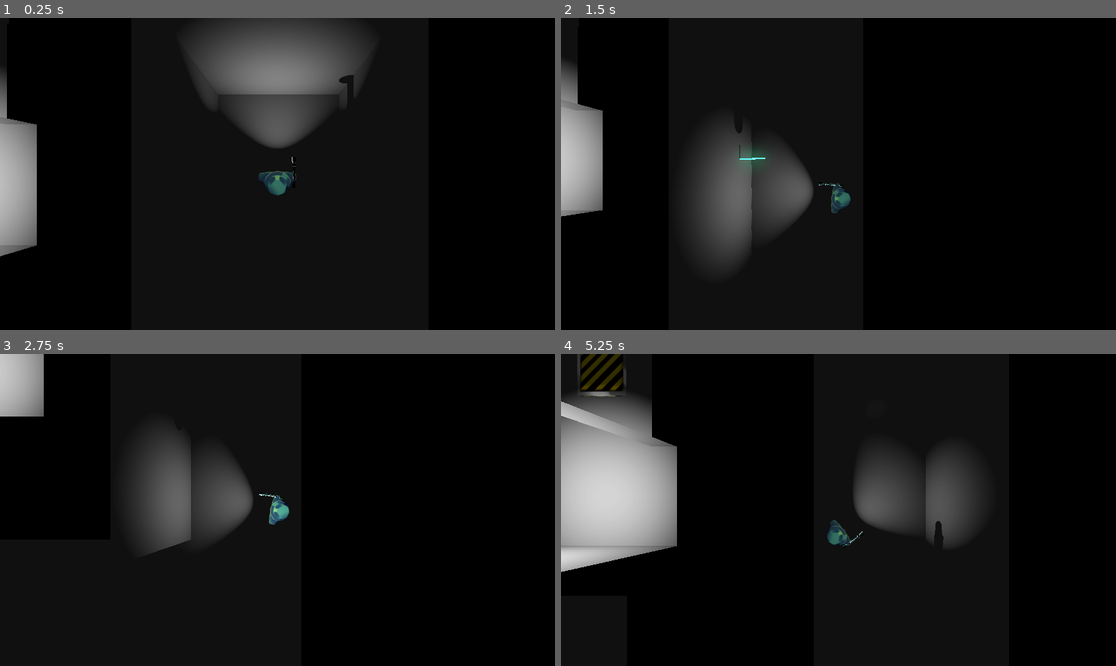
Above: before the commit, frames 1-4 (two rows, left to right).
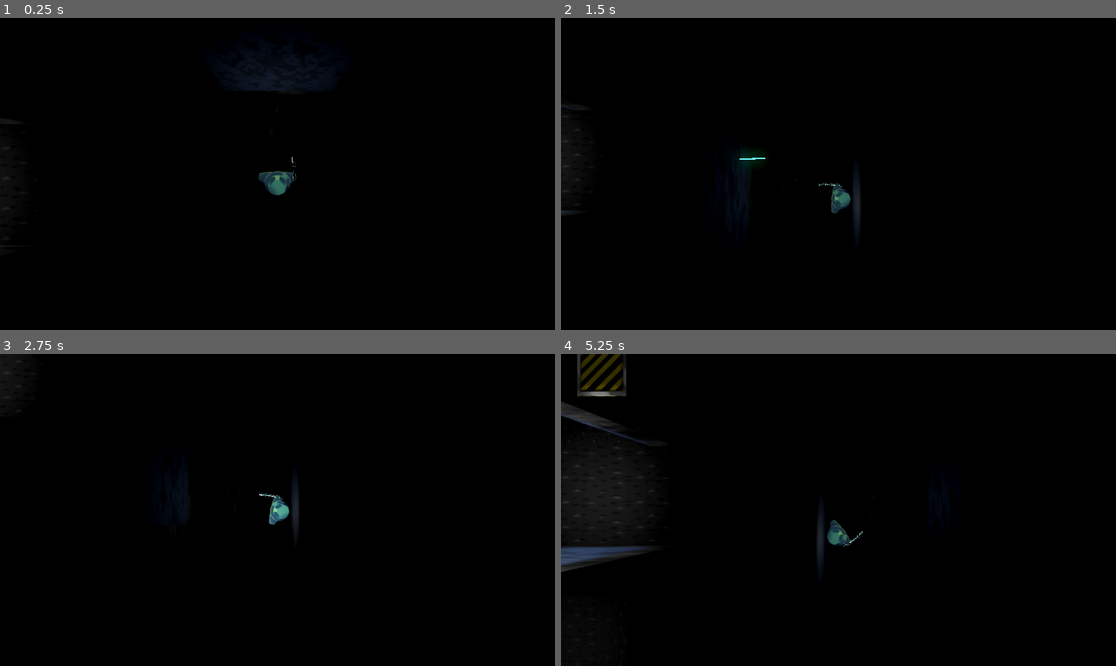
Above: after the commit, the same moments.

Repository: Evanator05/albertagamejam2023
Game: Godot game, scene res://Scenes/Level 2.tscn
Same seed, same stepped clock (60 frames per second), same inputs: the game is played once before the commit and once after it. This scene is started directly instead of the project's main scene. The engine's default icon, where the game draws it, is replaced by a stand-in: a white triangle on a blue panel in a dark square.
Inputs (mouse positions are in pixels of both pictures, inside the frame that each line leads up to):
- Up to frame 1 (0.25 s): no input
- Up to frame 2 (1.5 s): move the mouse to (960, 158) at 0.52 s; hold D (moveRight) 0.53-1.28 s; tap E (interact) at 0.6 s; move the mouse to (727, 189) at 1.27 s; hold S (moveDown) from 1.28 s (still down); click (727, 189) at 1.35 s
- Up to frame 3 (2.75 s): move the mouse to (333, 441) at 2.02 s; release S (moveDown) at 2.03 s; hold D (moveRight) from 2.03 s (still down); tap E (interact) at 2.1 s
- Up to frame 4 (5.25 s): move the mouse to (810, 572) at 2.77 s; release D (moveRight) at 2.78 s; hold W (moveUp) 2.78-3.53 s; click (810, 572) at 2.85 s; move the mouse to (1005, 556) at 3.52 s; hold A (moveLeft) 3.53-5.03 s; tap E (interact) at 3.6, 5.1 s; move the mouse to (672, 463) at 4.27 s; click (672, 463) at 4.35 s; tap Enter at 5 s; move the mouse to (866, 510) at 5.02 s; hold S (moveDown) from 5.03 s (still down)

The runs differ from the first frame. In frame 1, 14% of the frame differs, in the area x 0-69%, y 0-77%; in frame 2, 12%; in frame 3, 9.2%; in frame 4, 17%, in the area x 0-78%, y 12-70%.

Commit message:
Updated Gun mechanism

Diff:
--- a/Objects/Enemy.tscn
+++ b/Objects/Enemy.tscn
@@ -12,16 +12,16 @@
 [sub_resource type="CylinderShape3D" id="CylinderShape3D_55jwj"]
 radius = 1.0
 
-[node name="Enemy" type="CharacterBody3D"]
+[node name="Enemy" type="CharacterBody3D" groups=["enemy"]]
 axis_lock_angular_x = true
 axis_lock_angular_z = true
 script = ExtResource("1_y3exf")
 
-[node name="MeshInstance3D" type="MeshInstance3D" parent="."]
+[node name="MeshInstance3D" type="MeshInstance3D" parent="." groups=["enemy"]]
 transform = Transform3D(1, 0, 0, 0, 1, 0, 0, 0, 1, 0, 1, 0)
 mesh = SubResource("CapsuleMesh_wg24k")
 
-[node name="CollisionShape3D" type="CollisionShape3D" parent="."]
+[node name="CollisionShape3D" type="CollisionShape3D" parent="." groups=["enemy"]]
 transform = Transform3D(1, 0, 0, 0, 1, 0, 0, 0, 1, 0, 1, 0)
 shape = SubResource("CapsuleShape3D_70sdp")
 
@@ -50,5 +50,6 @@
 transform = Transform3D(1, 0, 0, 0, 1, 0, 0, 0, 1, 0, 1, 0)
 shape = SubResource("CylinderShape3D_55jwj")
 
+[connection signal="body_part_hit" from="." to="." method="_on_body_part_hit"]
 [connection signal="body_entered" from="SpotArea" to="." method="_on_spot_area_body_entered"]
 [connection signal="body_entered" from="die" to="." method="_on_die_area_body_entered"]
--- a/Scenes/Level 2.tscn
+++ b/Scenes/Level 2.tscn
@@ -1,6 +1,7 @@
-[gd_scene load_steps=10 format=3 uid="uid://b4wt6ch0fhyvh"]
+[gd_scene load_steps=11 format=3 uid="uid://b4wt6ch0fhyvh"]
 
 [ext_resource type="PackedScene" uid="uid://dpikd35h2mjce" path="res://Objects/Player.tscn" id="1_aeu2q"]
+[ext_resource type="Material" uid="uid://dh40gfqmsavuk" path="res://Materials/map.material" id="1_n0tc3"]
 [ext_resource type="PackedScene" uid="uid://dj7iccj4gx0yh" path="res://Objects/Buttons/MultiButton.tscn" id="2_alxov"]
 [ext_resource type="PackedScene" uid="uid://c1rkum0jnbvdo" path="res://Objects/Door.tscn" id="2_c024h"]
 [ext_resource type="PackedScene" uid="uid://b5jhlu5cuucef" path="res://Objects/Button.tscn" id="3_8dvch"]
@@ -20,6 +21,7 @@
 navigation_mesh = SubResource("NavigationMesh_ejvsc")
 
 [node name="CSGCombiner3D" type="CSGCombiner3D" parent="NavigationRegion3D"]
+material_override = ExtResource("1_n0tc3")
 use_collision = true
 
 [node name="CSGBox3D" type="CSGBox3D" parent="NavigationRegion3D/CSGCombiner3D"]
--- a/Scenes/Level 5.tscn
+++ b/Scenes/Level 5.tscn
@@ -153,7 +153,7 @@
 size = Vector3(4, 4, 10)
 
 [node name="CSGBox3D32" type="CSGBox3D" parent="NavigationRegion3D/CSGCombiner3D"]
-transform = Transform3D(1.31134e-07, 0, 1, 0, 1, 0, -1, 0, 1.31134e-07, 48.9979, 0, 18)
+transform = Transform3D(1.31106e-07, 0.020576, 0.999788, -2.69821e-09, 0.999788, -0.020576, -1, 0, 1.31134e-07, 48.9979, 0, 18)
 flip_faces = true
 size = Vector3(4, 4, 18)
 
@@ -319,7 +319,7 @@
 listenFor = NodePath("../MultiButton9")
 
 [node name="door5" parent="." node_paths=PackedStringArray("listenFor") instance=ExtResource("1_2baco")]
-transform = Transform3D(-4.37114e-08, 0, -1, 0, 1, 0, 1, 0, -4.37114e-08, 45, -2, 9)
+transform = Transform3D(-4.37114e-08, 0, -1, 0, 1, 0, 1, 0, -4.37114e-08, 44.9321, -2.15397, 9.36455)
 listenFor = NodePath("../MultiButton6")
 
 [node name="door6" parent="." node_paths=PackedStringArray("listenFor") instance=ExtResource("1_2baco")]
@@ -353,21 +353,23 @@
 [node name="MultiButton7" parent="." instance=ExtResource("2_d742s")]
 
 [node name="Button" parent="MultiButton7" instance=ExtResource("3_nppyv")]
-transform = Transform3D(-6.55671e-09, -1.195, 0, 0.15, -5.22351e-08, 0, 0, 0, 0.15, 45, -1, -6)
+transform = Transform3D(-6.55671e-09, -1.37, 0, 0.15, -5.98846e-08, 0, 0, 0, 0.15, 45, -1, -6.035)
 timerLength = 3.0
 
 [node name="MultiButton6" parent="." instance=ExtResource("2_d742s")]
 
 [node name="Button" parent="MultiButton6" instance=ExtResource("3_nppyv")]
-transform = Transform3D(-1.00536e-08, -1.175, 0, 0.23, -5.13609e-08, 0, 0, 0, 0.23, 45, -1, 6)
+transform = Transform3D(-1.00536e-08, -1.325, 0, 0.23, -5.79176e-08, 0, 0, 0, 0.23, 45, -1, 6)
 timerLength = 3.0
 
 [node name="MultiButton8" parent="." instance=ExtResource("2_d742s")]
 
 [node name="Button" parent="MultiButton8" instance=ExtResource("3_nppyv")]
 transform = Transform3D(0.445, 0, 0, 0, -1.94516e-08, -0.445, 0, 0.445, -1.94516e-08, 53, -1, 16)
+timerLength = 3.0
 
 [node name="MultiButton9" parent="." instance=ExtResource("2_d742s")]
 
 [node name="Button" parent="MultiButton9" instance=ExtResource("3_nppyv")]
 transform = Transform3D(0.36, 0, 0, 0, -1.57361e-08, 0.36, 0, -0.36, -1.57361e-08, 31, 0, 21)
+timerLength = 3.0
--- a/Scripts/Bullet.gd
+++ b/Scripts/Bullet.gd
@@ -18,6 +18,9 @@
 		global_transform.origin = ray.get_collision_point()
 		particles.emitting = true
 		mesh.visible = false
+		ray.enabled = false
+		if ray.get_collider().is_in_group("enemy"):
+			ray.get_collider().hit()
 		await get_tree().create_timer(1.0).timeout
 		queue_free()
 
--- a/Scripts/Enemy.gd
+++ b/Scripts/Enemy.gd
@@ -19,6 +19,10 @@
 
 var state = PATROL
 enum {PATROL, ALERT}
+
+@export var damage = 1
+@export var health = 1
+signal body_part_hit(dam)
 
 func _ready():
 	setTarget(target)
@@ -75,3 +79,14 @@
 func _on_die_area_body_entered(body):
 	if (body.get_name() == "Player" and state == ALERT):
 		get_tree().reload_current_scene()
+
+func hit():
+	emit_signal("body_part_hit", damage)
+
+func _on_body_part_hit(dam):
+	health -= dam
+	#var moveDir:Vector3 = nextPoint-global_transform.origin
+	if health <= 0:
+		speed = 0
+		get_tree().create_timer(5.0).timeout.connect(func():speed = 6)
+		move_and_slide()
Not shown: 1 places in Scenes/Level 5.tscn that only renumber resources
